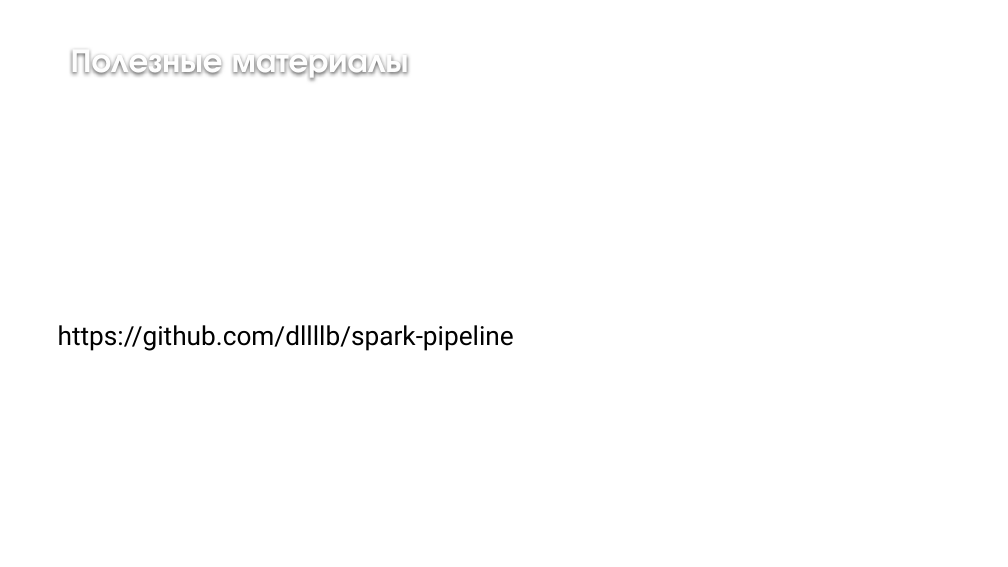
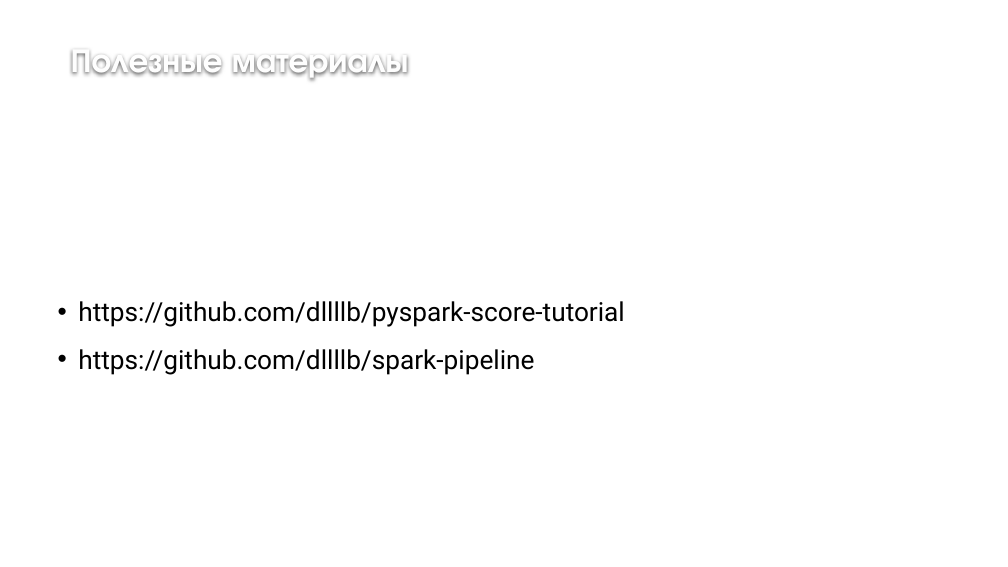
Before and after one commit to dllllb/pyspark-score-tutorial, a slide deck: slide 5 of slides.pptx. Drawn at 1008x567 pixels with LibreOffice and Linux fonts; fonts in the diff are those of the drawing; background and template pictures are left out. Boxes give left, top, right and bottom in pixels: in the first picture for what was removed or moved away, otherwise in the second. Text is boxed around its words. In the diff, an @@ line names an element or a change of style, - is before the commit and + after.

```diff
--- a/slides.pptx
+++ b/slides.pptx
@@ text "https://github.com/dllllb/pyspark-score-tutorial": place and size @@
-text "https://github.com/dllllb/pyspark-score-tutorial" at [58, 325, 514, 351]
+text "https://github.com/dllllb/pyspark-score-tutorial" at [78, 301, 625, 375]
@@ text at [78, 301, 625, 327]: paragraph added @@
+• https://github.com/dllllb/pyspark-score-tutorial
@@ text at [78, 349, 534, 375]: bullet none to • @@
```
Also in this commit, not shown: 1 other slide changed, 1 other file.
